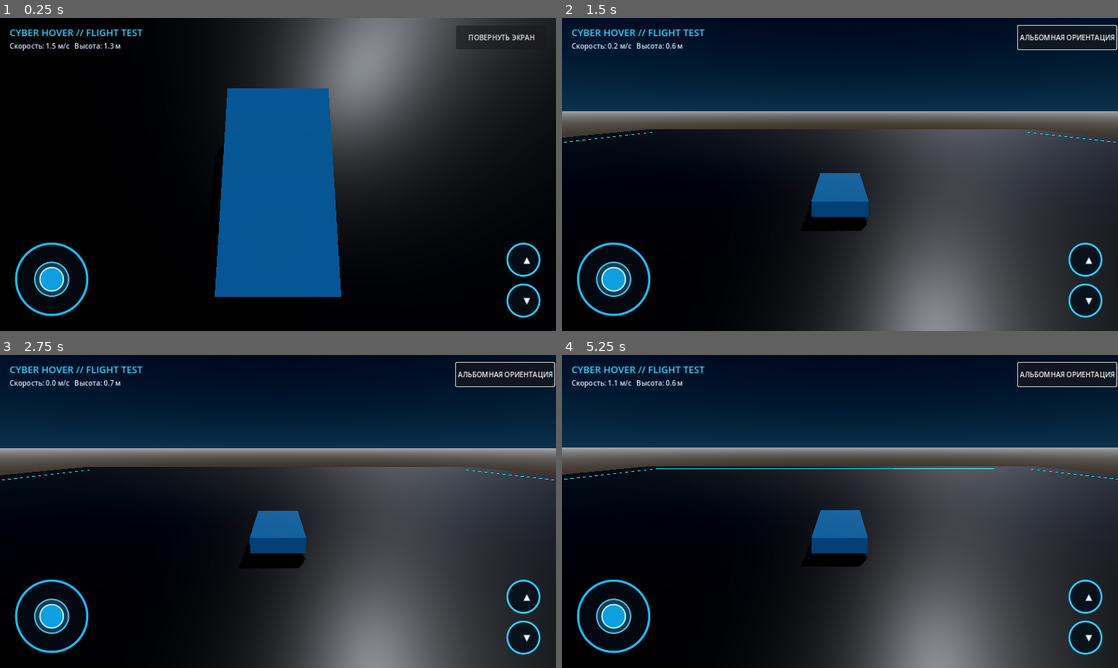
Above: before the commit, frames 1-4 (two rows, left to right).
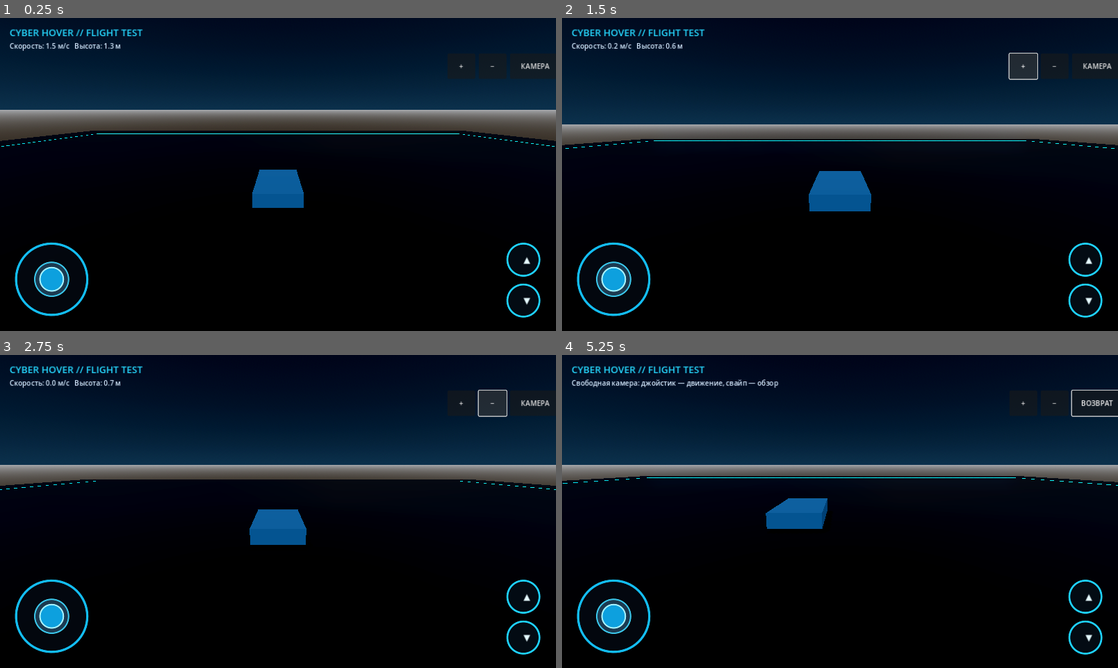
Above: after the commit, the same moments.

Repository: a89526425040-creator/CyberHoverDemo
Game: Godot game, scene res://main.tscn
Two runs of this game, one before a commit and one after it. Both use one fixed random seed, a clock stepped at 60 frames per second and the inputs below.
Inputs (mouse positions are in pixels of both pictures, inside the frame that each line leads up to):
- Up to frame 1 (0.25 s): no input
- Up to frame 2 (1.5 s): click (1062, 36) at 0.5 s, where only the run before the commit has a clickable "ПОВЕРНУТЬ ЭКРАН"; click (1023, 64) at 1.25 s, where only the run after the commit has a clickable "+"
- Up to frame 3 (2.75 s): click (494, 401) at 2 s, where only the run after the commit has a clickable "−"
- Up to frame 4 (5.25 s): click (1095, 401) at 2.75 s, where only the run after the commit has a clickable "КАМЕРА"; click (1095, 401) at 3.5 s, where only the run after the commit has a clickable "ВОЗВРАТ"; click (1067, 373) at 4.25 s, where only the run before the commit has a clickable "АЛЬБОМНАЯ ОРИЕНТАЦИЯ"; tap Enter at 5 s; move the mouse to (962, 495) at 5.02 s; hold D from 5.03 s (still down); tap Ctrl at 5.1 s; click (962, 495) at 5.17 s

The runs differ from the first frame. In frame 1, 48% of the frame differs, in the area x 0-100%, y 0-90%; in frame 2, 41%; in frame 3, 41%; in frame 4, 43%.

Commit message:
Add racing chase zoom and free camera controls

Diff:
--- a/scripts/world.gd
+++ b/scripts/world.gd
@@ -213,6 +213,21 @@
     collision.position.y = 0.1
     vehicle.add_child(collision)
 
+var is_portrait := false
+var free_camera_mode := false
+var camera_distance := 10.0
+var camera_min_distance := 4.0
+var camera_max_distance := 24.0
+var free_camera_speed := 12.0
+var free_camera_yaw := 0.0
+var free_camera_pitch := -0.18
+var free_camera_drag_index := -1
+var free_camera_last_touch := Vector2.ZERO
+var free_camera_mouse_drag := false
+var joystick_control: TouchJoystick
+var camera_mode_button: Button
+var camera_zoom_label: Label
+
 func _make_camera() -> void:
     camera = Camera3D.new()
     camera.name = "ChaseCamera"
@@ -259,15 +274,35 @@
     down_button.setup("down", "▼")
     lift_controls.add_child(down_button)
 
-    var orientation_button := Button.new()
-    orientation_button.text = "ПОВЕРНУТЬ ЭКРАН"
-    orientation_button.custom_minimum_size = Vector2(210, 54)
-    orientation_button.set_anchors_preset(Control.PRESET_TOP_RIGHT)
-    orientation_button.position = Vector2(-230, 18)
-    orientation_button.pressed.connect(_toggle_screen_orientation.bind(orientation_button))
-    layer.add_child(orientation_button)
-
-var is_portrait := false
+    # Camera controls grouped at the upper-right, below the orientation switch.
+    var camera_controls := HBoxContainer.new()
+    camera_controls.set_anchors_preset(Control.PRESET_TOP_RIGHT)
+    camera_controls.position = Vector2(-250, 82)
+    camera_controls.add_theme_constant_override("separation", 8)
+    layer.add_child(camera_controls)
+
+    var zoom_in := Button.new()
+    zoom_in.text = "+"
+    zoom_in.tooltip_text = "Приблизить камеру"
+    zoom_in.custom_minimum_size = Vector2(64, 58)
+    zoom_in.pressed.connect(_zoom_camera.bind(-1.5))
+    camera_controls.add_child(zoom_in)
+
+    var zoom_out := Button.new()
+    zoom_out.text = "−"
+    zoom_out.tooltip_text = "Отдалить камеру"
+    zoom_out.custom_minimum_size = Vector2(64, 58)
+    zoom_out.pressed.connect(_zoom_camera.bind(1.5))
+    camera_controls.add_child(zoom_out)
+
+    camera_mode_button = Button.new()
+    camera_mode_button.text = "КАМЕРА"
+    camera_mode_button.tooltip_text = "Включить свободную камеру"
+    camera_mode_button.custom_minimum_size = Vector2(116, 58)
+    camera_mode_button.pressed.connect(_toggle_free_camera)
+    camera_controls.add_child(camera_mode_button)
+
+
 
 func _toggle_screen_orientation(button: Button) -> void:
     is_portrait = not is_portrait
@@ -278,15 +313,74 @@
         DisplayServer.screen_set_orientation(DisplayServer.SCREEN_LANDSCAPE)
         button.text = "ПОРТРЕТНАЯ ОРИЕНТАЦИЯ"
 
+func _zoom_camera(change: float) -> void:
+    camera_distance = clampf(camera_distance + change, camera_min_distance, camera_max_distance)
+    if camera_zoom_label:
+        camera_zoom_label.text = "Камера: %.1f м" % camera_distance
+
+func _toggle_free_camera() -> void:
+    free_camera_mode = not free_camera_mode
+    if free_camera_mode:
+        free_camera_yaw = camera.global_rotation.y
+        free_camera_pitch = camera.global_rotation.x
+        camera_mode_button.text = "ВОЗВРАТ"
+        camera_mode_button.tooltip_text = "Вернуть камеру за ховер"
+        vehicle.set_physics_process(false)
+        telemetry.text = "Свободная камера: джойстик — движение, свайп — обзор"
+    else:
+        camera_mode_button.text = "КАМЕРА"
+        camera_mode_button.tooltip_text = "Включить свободную камеру"
+        vehicle.set_physics_process(true)
+        FlightInput.held["forward"] = false
+        FlightInput.held["back"] = false
+        FlightInput.held["left"] = false
+        FlightInput.held["right"] = false
+        FlightInput.held["up"] = false
+        FlightInput.held["down"] = false
+
+func _unhandled_input(event: InputEvent) -> void:
+    if not free_camera_mode:
+        return
+    if event is InputEventScreenTouch:
+        if event.pressed and free_camera_drag_index == -1:
+            free_camera_drag_index = event.index
+            free_camera_last_touch = event.position
+        elif not event.pressed and event.index == free_camera_drag_index:
+            free_camera_drag_index = -1
+    elif event is InputEventScreenDrag and event.index == free_camera_drag_index:
+        var delta_pos: Vector2 = event.position - free_camera_last_touch
+        free_camera_last_touch = event.position
+        _rotate_free_camera(delta_pos)
+    elif event is InputEventMouseButton and event.button_index == MOUSE_BUTTON_RIGHT:
+        free_camera_mouse_drag = event.pressed
+    elif event is InputEventMouseMotion and free_camera_mouse_drag:
+        _rotate_free_camera(event.relative)
+
+func _rotate_free_camera(delta_pos: Vector2) -> void:
+    free_camera_yaw -= delta_pos.x * 0.004
+    free_camera_pitch = clampf(free_camera_pitch - delta_pos.y * 0.004, -1.35, 1.1)
+
 func _process(delta: float) -> void:
     if not is_instance_valid(vehicle):
         return
-    # Camera follows from behind and above, using the hovercraft's own heading.
-    var target := vehicle.global_position + Vector3(0, 0.9, 0)
-    # Place the camera 10 metres behind the rear edge (not the vehicle centre).
-    # The model is approximately 4.5 m long; rear edge is local Z=-2.25 m.
-    # The 4 m height and 9.165 m rearward offset form a 10 m diagonal.
-    var desired := vehicle.global_position + vehicle.global_transform.basis * Vector3(0, 4.0, -11.415)
-    camera.global_position = camera.global_position.lerp(desired, minf(delta * 3.5, 1.0))
+    if free_camera_mode:
+        var move := Vector3(
+            FlightInput.axis("left", "right"),
+            FlightInput.axis("down", "up"),
+            FlightInput.axis("back", "forward")
+        )
+        var basis := Basis(Vector3.UP, free_camera_yaw) * Basis(Vector3.RIGHT, free_camera_pitch)
+        camera.global_position += (basis * move) * free_camera_speed * delta
+        camera.global_basis = basis
+        return
+
+    # The hovercraft moves forward along local -Z; its rear is local +Z.
+    # Camera distance is measured from the rear edge, with a small elevated racing-game view.
+    var rear_offset := 2.25
+    var vertical_offset := 3.0
+    var horizontal_offset := sqrt(maxf(camera_distance * camera_distance - vertical_offset * vertical_offset, 0.1))
+    var target := vehicle.global_position + Vector3(0, 0.65, 0)
+    var desired := vehicle.global_position + vehicle.global_transform.basis * Vector3(0, vertical_offset, rear_offset + horizontal_offset)
+    camera.global_position = camera.global_position.lerp(desired, minf(delta * 5.0, 1.0))
     camera.look_at(target, Vector3.UP)
     telemetry.text = "Скорость: %.1f м/с   Высота: %.1f м" % [vehicle.linear_velocity.length(), vehicle.global_position.y]
